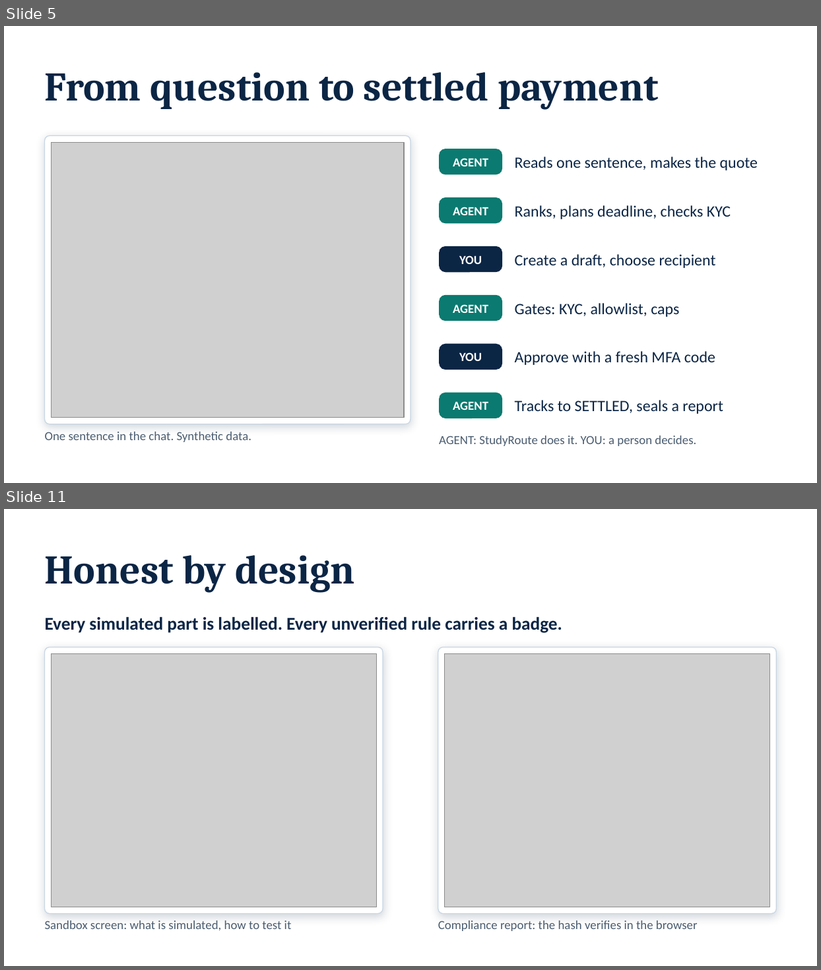
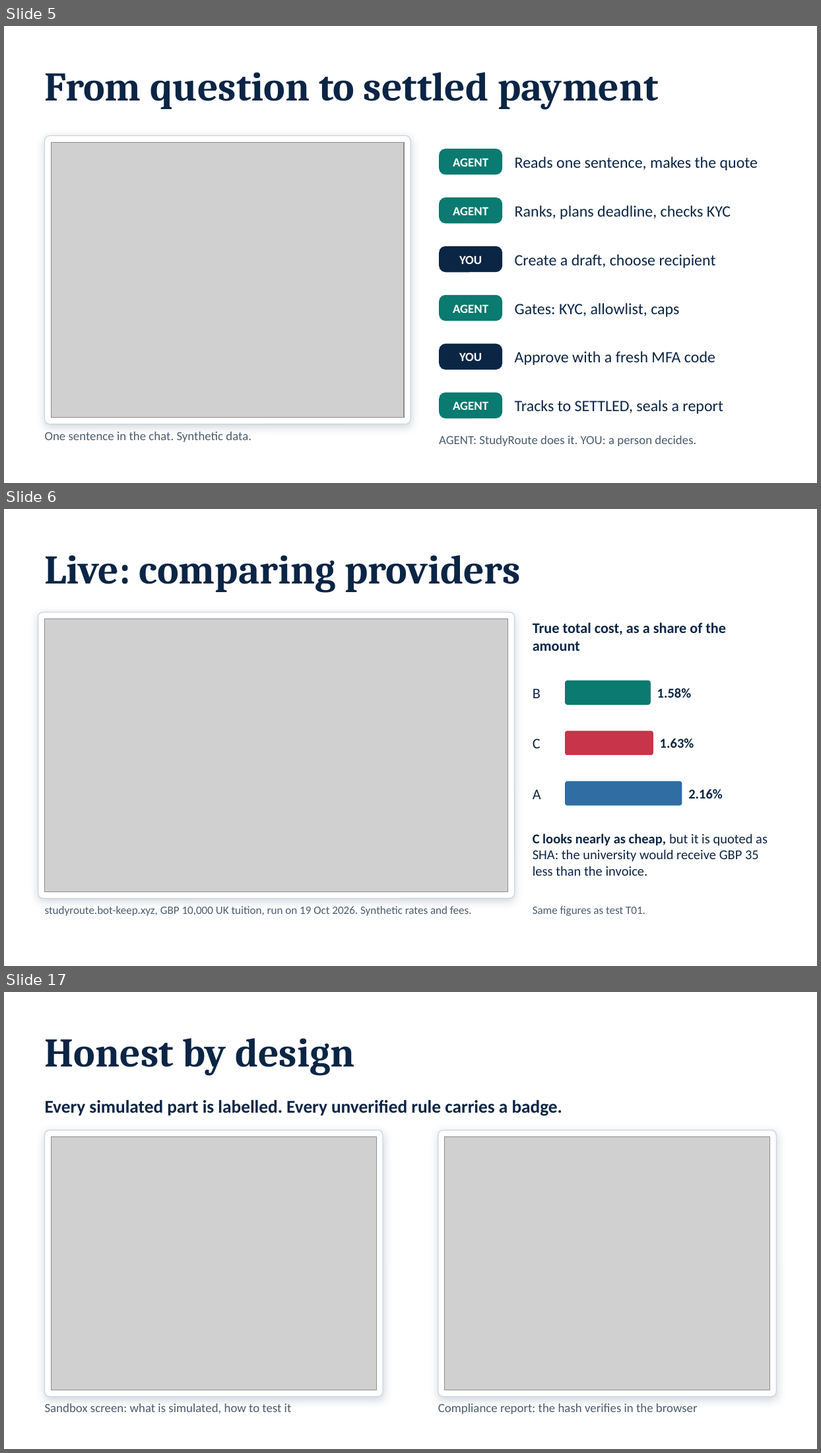
Before and after one commit to NoobCrow/StudyRoute, a slide deck: submission/StudyRoute_Deck.pptx. Shown one above the other, each under a label of ours: slides 5 and 11 before the commit, slides 5, 6 and 17 after it; the slides between them are not shown. The pictures are 821x970 and 821x1453 pixels, drawn with LibreOffice and Linux fonts; fonts in the diff are those of the drawing; grey boxes stand for pictures. Boxes give left, top, right and bottom in pixels: in the first picture for what was removed or moved away, otherwise in the second. Text is boxed around its words. In the diff, an @@ line names an element or a change of style, - is before the commit and + after.

```diff
--- a/submission/StudyRoute_Deck.pptx
+++ b/submission/StudyRoute_Deck.pptx
@@ slide 6 added at (4,509,817,966), background #FFFFFF @@
@@ title added at (45,555,521,593), 36 pt, text #0B2545, bold @@
+Live: comparing providers
@@ rounded rectangle added at (38,612,515,898), fill #FFFFFF, outline #C9D6E3 0.75 pt @@
@@ picture added at (45,619,508,892) @@
@@ text added at (533,623,726,651), 13 pt, text #0B2545, bold @@
+True total cost, as a share of the amount
@@ rounded rectangle added at (565,681,650,705), fill #0B7A70 @@
@@ text added at (533,689,541,698), 13 pt, text #0B2545 @@
+B
@@ text added at (657,689,692,698), 12 pt, text #0B2545, bold @@
+1.58%
@@ text added at (533,739,541,749), 13 pt, text #0B2545 @@
+C
@@ rounded rectangle added at (565,731,653,755), fill #C8344A @@
@@ text added at (660,739,694,748), 12 pt, text #0B2545, bold @@
+1.63%
@@ rounded rectangle added at (565,782,682,806), fill #2F6DA3 @@
@@ text added at (533,789,541,799), 13 pt, text #0B2545 @@
+A
@@ text added at (688,789,723,799), 12 pt, text #0B2545, bold @@
+2.16%
@@ text added at (533,834,768,876), 12 pt, text #0B2545 @@
+C looks nearly as cheap, but it is quoted as SHA: the university would receive GBP 35 less than the invoice.
@@ text added at (45,906,472,916), 10 pt, text #4A5C70 @@
+studyroute.bot-keep.xyz, GBP 10,000 UK tuition, run on 19 Oct 2026. Synthetic rates and fees.
@@ text added at (533,906,646,916), 10 pt, text #4A5C70 @@
+Same figures as test T01.
@@ what was slide 11 is now slide 17 @@
```
Also in this commit, not shown: 7 slides changed, 6 other slides added, 29 other files.
